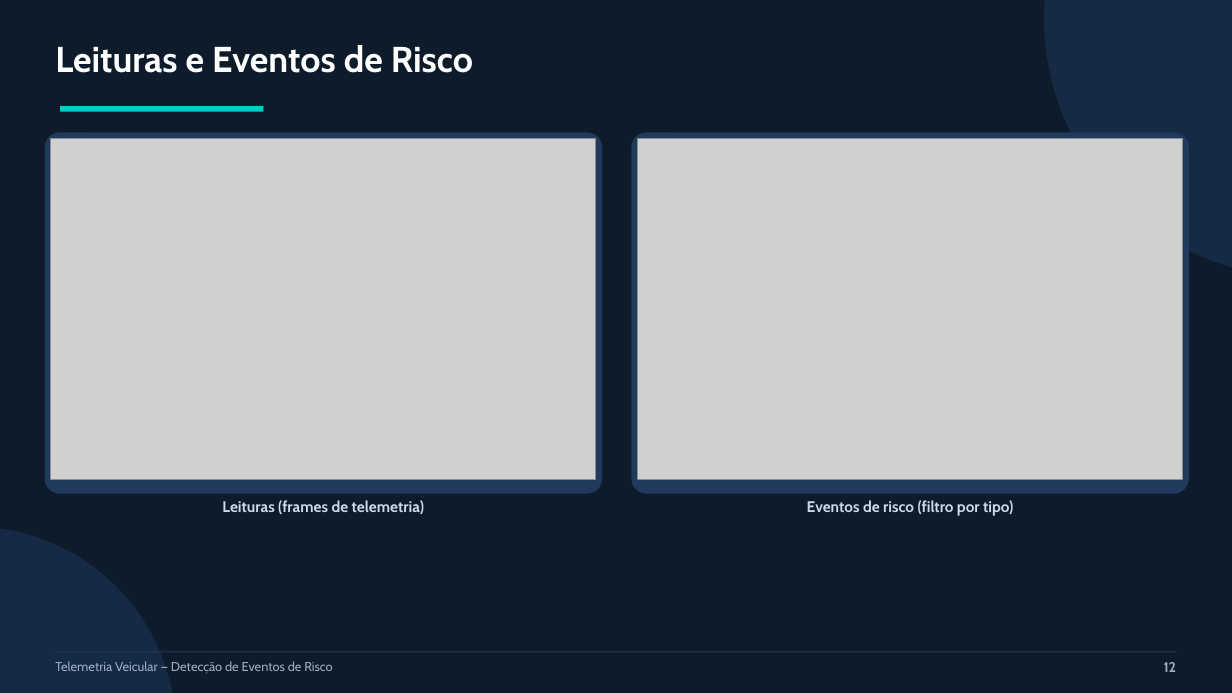
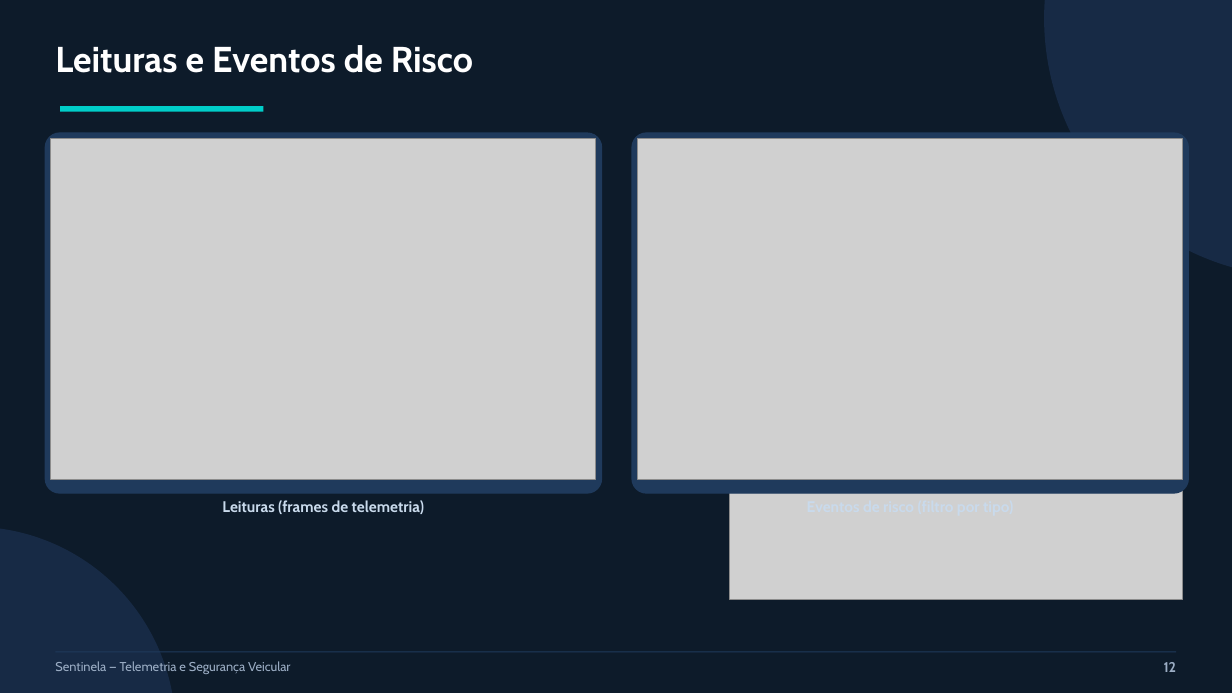
Before and after one commit to joaomauricio22/sensores-iot, a slide deck: slide 12 of apresentacao/slides_pav.pptx. Drawn at 1232x693 pixels with LibreOffice and Linux fonts; fonts in the diff are those of the drawing; grey boxes stand for pictures. Boxes give left, top, right and bottom in pixels: in the first picture for what was removed or moved away, otherwise in the second. Text is boxed around its words. In the diff, an @@ line names an element or a change of style, - is before the commit and + after.

Commit message:
Sentinela: logo, icone, splash, marca d'agua e tema explicito nos slides

```diff
--- a/apresentacao/slides_pav.pptx
+++ b/apresentacao/slides_pav.pptx
@@ picture added at (730, 448, 1183, 599) @@
@@ text removed at (807, 500, 1013, 516) @@
-Eventos de risco (filtro por tipo)
@@ text at (55, 661, 290, 674): text changed @@
-Telemetria Veicular — Detecção de Eventos de Risco
+Sentinela — Telemetria e Segurança Veicular
```
Also in this commit, not shown: 15 other slides changed, 20 other files.
